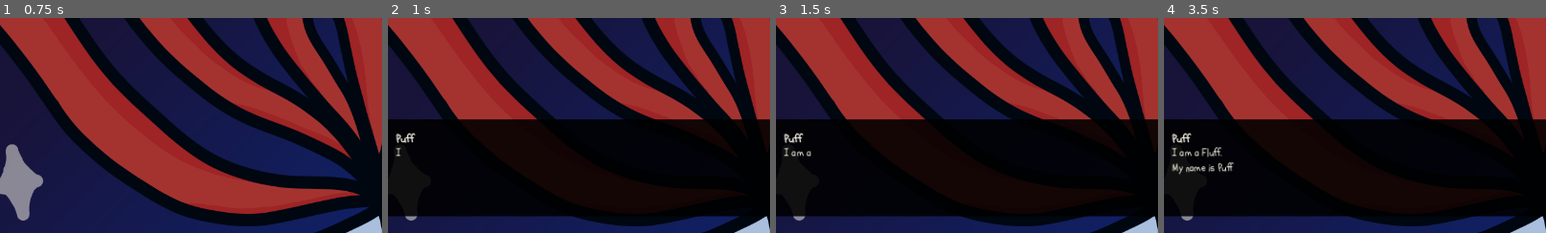
Above: before the commit, frames 1-4 (left to right).
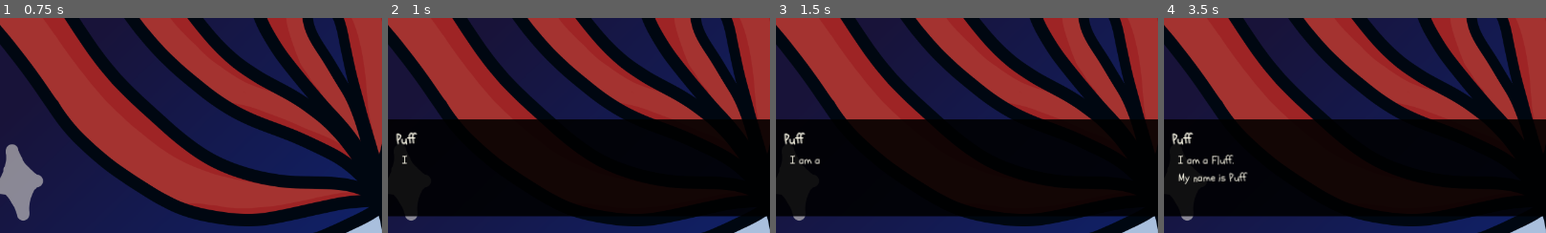
Above: after the commit, the same moments.

Repository: solicht88/I-am-a-Fluff
Game: Godot game, scene res://scenes/cutscenes/cutscene_node.tscn
Two runs of this game, one before a commit and one after it. Both use one fixed random seed, a clock stepped at 60 frames per second and the inputs below. This scene is started directly instead of the project's main scene.
Inputs (mouse positions are % of the whole screen's width and height, from its top left):
- Up to frame 1 (0.75 s): move the mouse to (72, 45) at 0.52 s; press the mouse at (72, 45) at 0.53 s
- Up to frame 2 (1 s): no input
- Up to frame 3 (1.5 s): move the mouse to (30, 55) at 1.27 s; release the mouse at (30, 55) at 1.28 s; click (30, 55) at 1.35 s
- Up to frame 4 (3.5 s): click (0, 1) at 2 s; move the mouse to (60, 28) at 2.77 s; press the mouse at (60, 28) at 2.78 s
The pictures show only the part of the screen within x 16-66%, y 50-100%; the shares and areas given below are measured in that part.

Frame 1 is identical in both runs. In frame 2, 0.2% of the frame differs, in the area x 2-8%, y 52-68%; in frame 3, 0.4%; in frame 4, 1.5%, in the area x 2-22%, y 52-78%.

Commit message:
added mementos cutscenes

Diff:
--- a/scenes/cutscenes/dialogue_box.tscn
+++ b/scenes/cutscenes/dialogue_box.tscn
@@ -124,29 +124,28 @@
 theme_override_styles/panel = SubResource("StyleBoxFlat_ileqh")
 
 [node name="name" type="Label" parent="Panel"]
-custom_minimum_size = Vector2(150, 25)
+custom_minimum_size = Vector2(150, 28)
 layout_mode = 0
 offset_left = 30.0
 offset_top = 20.0
 offset_right = 180.0
-offset_bottom = 45.0
+offset_bottom = 48.0
 theme = ExtResource("1_12qda")
 theme_override_constants/outline_size = 1
-theme_override_font_sizes/font_size = 18
+theme_override_font_sizes/font_size = 20
 text = "Placeholder"
 
 [node name="text" type="Label" parent="Panel"]
-custom_minimum_size = Vector2(840, 97)
+custom_minimum_size = Vector2(820, 81)
 layout_mode = 0
-offset_left = 30.0
-offset_top = 45.0
-offset_right = 870.0
-offset_bottom = 142.0
+offset_left = 40.0
+offset_top = 56.0
+offset_right = 860.0
+offset_bottom = 137.0
 theme = ExtResource("1_12qda")
-theme_override_font_sizes/font_size = 16
+theme_override_font_sizes/font_size = 18
 text = "The brown dog jumps over the lazy fox. Placeholder sentence for testing purposes thank you
 uhh im running out of dialogue
-yeah yeah
 thank you for coming to my ted talk"
 autowrap_mode = 2
 
--- a/scripts/global/data.gd
+++ b/scripts/global/data.gd
@@ -136,7 +136,7 @@
 var choice_cutscene = preload("res://img/cutscenes/end_truth.png")
 var choice_1_cutscene = preload("res://img/cutscenes/end_truth_1.png")
 var choice_2_cutscene = preload("res://img/cutscenes/end_truth_2.png")
-var final_cutscene = preload("res://img/cutscenes/end_finale.png")
+var finale_cutscene = preload("res://img/cutscenes/end_finale.png")
 
 # key changes depending on cutscene to play
 var cutscene_key = "open"
@@ -153,12 +153,12 @@
 		["Puff", "Ma left to explore the Milky Way a while ago, but still hasn't returned..."],
 		["Puff", "Well, surely Ma is just a bit lost! Puff will definitely find her!"],
 		["Puff", "But, uh...Puff may be low on fuel.
-		Possibly now is a good time to take a break!"],
-		["Puff", "That star looks good! Puff will go land on it. Hopefully it has some sort of fuel!"]
+		Puff thinks now is a good time to take a break!"],
+		["Puff", "Ooh, that star looks good! Puff will go land on it. Hopefully it has some sort of fuel!"]
 		],
 	"dust": [
 		dust_cutscene,
-		["Puff", "Woah...!!"],
+		["Puff", "Woah...!"],
 		["Puff", "Ma, look!
 		There's so many lights in the sky!"],
 		["Ma", "Careful, Puff!
@@ -197,8 +197,9 @@
 		["Puff", "Woah, Ma is really fast at rolling the ribbon...!
 		It's such a pretty red color, Puff wanted to learn how to use it like Ma does..."],
 		["Ma", "I see, you just wanted to learn how to tie the ribbon?
-		Hehe, looks like it was a good idea to dress you in this ribbon after all!"],
-		["Ma", "You may not be able to do it the same way Ma does.
+		Hehe, looks like it was a good idea to dress you in this ribbon after all.
+		You really love the color dearly, and it'll bring you plenty of luck!"],
+		["Ma", "Puff may not be able to do it the same as Ma does.
 		Don't get too frustrated at first, alright? It takes time to learn."],
 		["Ma", "Here, watch carefully. First, I wrap the the ribbon around these two fingers.
 		Then, bring the end back around and wrap it around the loop between these fingers."],
@@ -206,7 +207,7 @@
 		["Ma", "Finally, tuck the loose end into the center, and adjust until you're satisfied!"],
 		["Ma", "Hm, I suppose you don't exactly have hands to do it this way...
 		Let's go find something you can wrap the ribbon around."],
-		["Puff", "Ooh, those pencil crayons Ma bought Puff the other day could work!
+		["Puff", "Ooh, those colored pencils Ma bought Puff the other day could work!
 		Follow Puff, Ma! Puff's going to need some help, but Puff wants to get it right!"],
 		["Ma", "Alright, lead the way, little Puff."]
 	],
@@ -219,7 +220,80 @@
 		["Ma", "Not this one, Puff. Let's leave this one for the animals in the pond."],
 		["Puff", "Ma, have you ever eaten this flower before?"],
 		["Ma", "Well, not really the flower, no. My family liked to cook the root.
-		I'll buy some from the grocery store for you next time."],
-		["Puff", ""]
+		I'll buy some from the grocery store for you next time!
+		You might not like the taste, though."],
+		["Puff", "Well, any food is worth trying at least once! That's what you like to say, Ma!"],
+		["Puff", "Are these flowers any special, Ma? They seem like normal pink flowers to Puff."],
+		["Puff", "But, not in a bad way! They just seem pretty ordinary. Plain.
+		What makes them different from the other pink flowers, apart from growing on water?"],
+		["Ma", "Hmm, if you want Ma's opinion, I'd say their unique trait is growing on the water's surface."],
+		["Ma", "I like how they look when fully bloomed, more than most other flowers.
+		Besides, they're more common in the region where Ma was born."],
+		["Ma", "Maybe that makes me biased, but I really love the place I was born.
+		We didn't have a whole lot back then. Life moved quickly at all times.
+		Yet, these lotus flowers never budged."],
+		["Ma", "I supposed your Ma just has a personal connection to these flowers, Puff.
+		Ah, by the way, you don't have to like them just because I do."],
+		["Puff", "...No! Puff likes the lotuses, Ma!
+		They a nice shade of pink, and they bloom big across the water!"],
+		["Puff", "So, Puff won't eat these flowers. Not a single one.
+		Hopefully, many more of them bloom across this pond, and Ma can see them every day!"],
+		["Ma", "That's sweet of you, little Puff.
+		One day, when the pond is covered in more lotus flowers, you can try eating one."],
+		["Ma", "Let's try eating the root together first! We best go grocery shopping again soon, anyway."]
+	],
+	"candle": [
+		candle_cutscene,
+		["Puff", "Brrr... It's suddenly so cold...
+		When did the weather get so cold, Ma? Wasn't it sunny just yesterday?"],
+		["Ma", "Seems like the sun left to take a break today. Stay still, Puff. Ma will light a candle."],
+		["Ma", "The weather has been getting pretty cold as of late.
+		It's meant to get chilly at this time of year, after all."],
+		["Ma", "Hm, now that I think of it, I suppose it has been colder than previous years."],
+		["Puff", "Waah... Puff doesn't like the cold."],
+		["Ma", "Just one second... There. Be careful, the flame is hot to touch.
+		This should keep us warm for a while. I made sure to use the cinnamon scented one you like, Puff."],
+		["Puff", "Yes, Puff can smell it. Thank you!"],
+		["Puff", "Say, what's this black plate thing called? It's not part of the candle.
+		Ma places a candle into it, just like she did now, and it lets her carry the candle around."],
+		["Ma", "That's a good question. This is called a chamberstick.
+		It was gifted to me from my grandparents, who got it from their grandparents.
+		These aren't common to have anymore, since flashlights and electricity are more convenient."],
+		["Puff", "Then, why do these exist? Puff likes it, it keeps us warm, but it doesn't sound like it has much purpose to humans."],
+		["Ma", "There was a time before electricity was used, you know.
+		Candles were a conveninet portable light source, and the chamberstick prevented wax from spilling everywhere."],
+		["Ma", "Well, you are right, that these don't serve much purpose in recent days.
+		But as long as little Puff needs warmth, this chamberstick will let Ma carry a warm candle with us anywhere."],
+		["Ma", "When you grow older, Puff, I'll give this old chamberstick to you.
+		Make sure to take good care of it when that time comes, alright?"]
+	],
+	"photo": [
+		photo_cutscene
+	],
+
+	"end_0": [
+		end_cutscene_0
+	],
+	"end_1": [
+		end_cutscene_1
+	],
+	"end_finale": [
+		finale_cutscene
+	],
+
+	"choice": [
+		choice_cutscene
+	],
+	"choice_1": [
+		choice_1_cutscene
+	],
+	"choice_1_finale": [
+		finale_cutscene
+	],
+	"choice_2": [
+		choice_2_cutscene
+	],
+	"choice_2_finale": [
+		finale_cutscene
 	]
 }
--- a/scripts/global/save.gd
+++ b/scripts/global/save.gd
@@ -17,10 +17,10 @@
 		"compass": 1,
 		"jelly": 2,
 		"telescope": 0,
-		"flower": 1,
+		"flower": 0,
 		"dust": 0,
 		"ribbon": 0,
-		"lotus": 1,
+		"lotus": 0,
 		"candle": 0,
 		"photo": 0
 		}, # dictionary to store owned items
--- a/scripts/store/shop_interface.gd
+++ b/scripts/store/shop_interface.gd
@@ -181,3 +181,12 @@
 
 		_display_item(item)
 		counter_label.text = str(save_data.counter)
+
+		if item == cur_mem:
+			Data.cutscene_key = cur_mem
+
+			Global.fade_in()
+			await get_tree().create_timer(0.5).timeout
+
+			#get_tree().change_scene_to_file("res://scenes/main/main.tscn")
+			get_tree().change_scene_to_file("res://scenes/cutscenes/cutscene_node.tscn")
